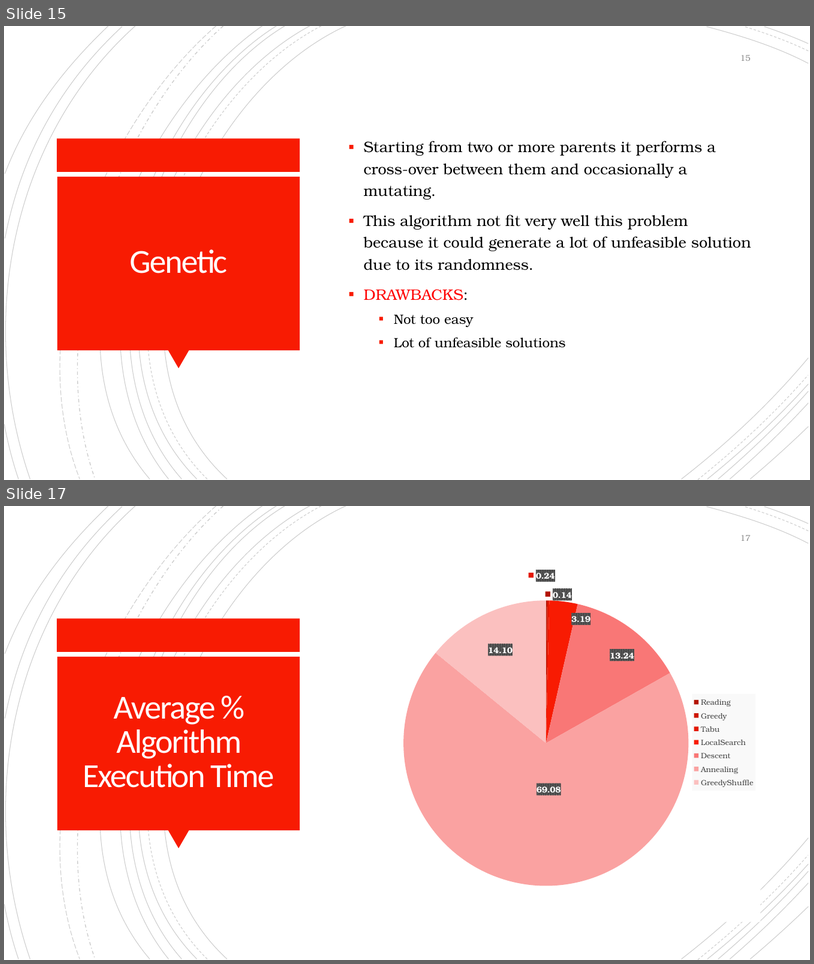
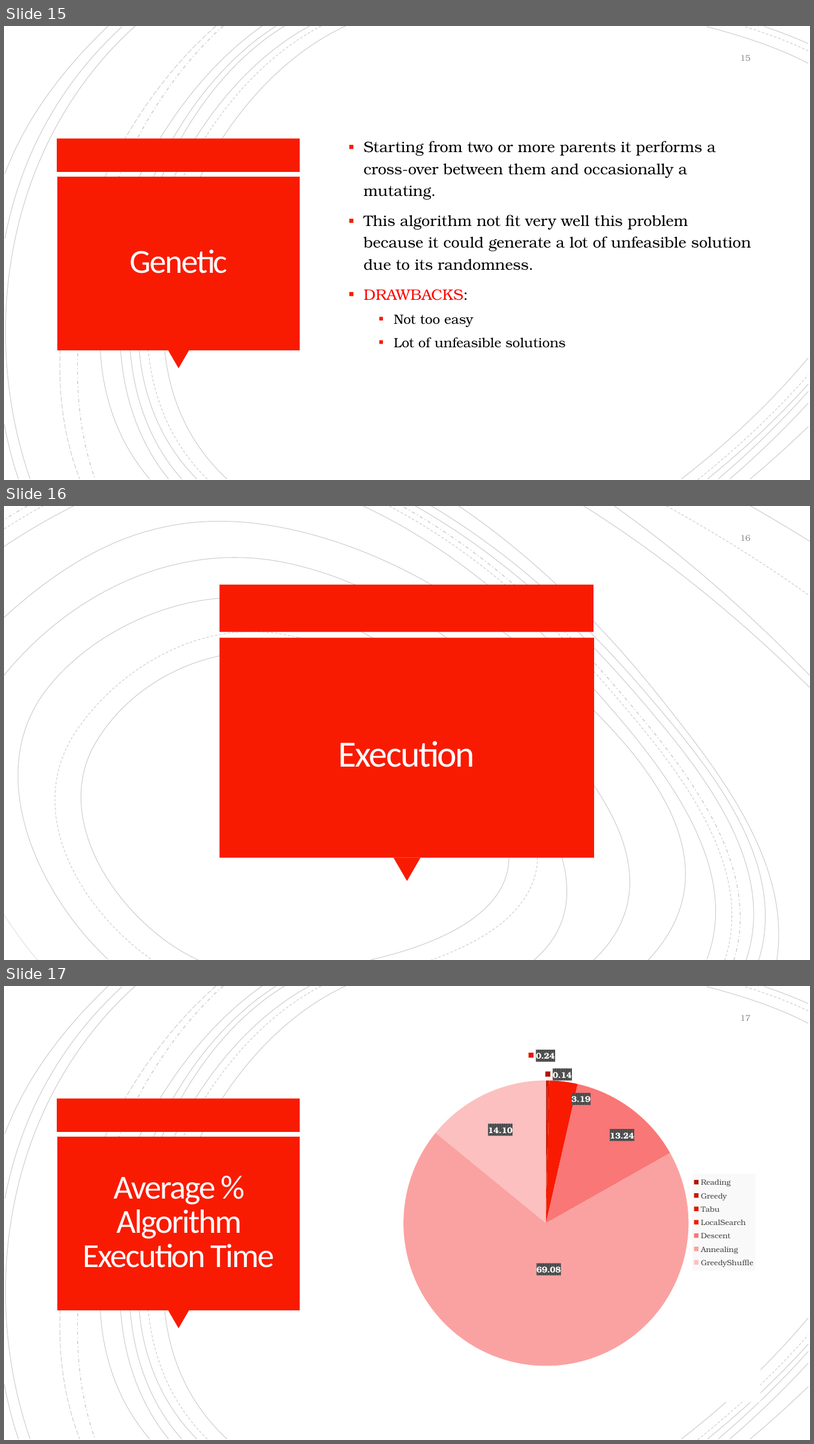
Before and after one commit to Jacopx/OMA_ExamTimeTable, a slide deck: PowerPoint/OMA-MZ_03-Presentation.pptx. Shown one above the other, each under a label of ours: slides 15 and 17 before the commit, slides 15, 16 and 17 after it; the slides between them are not shown. The pictures are 814x964 and 814x1444 pixels, drawn with LibreOffice and Linux fonts; fonts in the diff are those of the drawing. Boxes give left, top, right and bottom in pixels: in the first picture for what was removed or moved away, otherwise in the second. Text is boxed around its words. In the diff, an @@ line names an element or a change of style, - is before the commit and + after.

```diff
--- a/PowerPoint/OMA-MZ_03-Presentation.pptx
+++ b/PowerPoint/OMA-MZ_03-Presentation.pptx
@@ slide 16 added at [4,506,810,960], background #FFFFFF @@
@@ group added at [4,506,810,960]: 19 freeform shapes @@
@@ page number added at [741,535,751,541], 10 pt, text #8C8C8C @@
+16
@@ rectangle added at [219,585,594,632], fill #F81B02 @@
@@ rectangle added at [219,638,594,858], fill #F81B02 @@
@@ title added at [339,741,475,767], 44 pt, text #FFFEFF @@
+Execution
@@ triangle added at [393,858,421,880], fill #F81B02 @@
```
Also in this commit, not shown: 1 slide changed, 3 other slides added, 3 other files.
